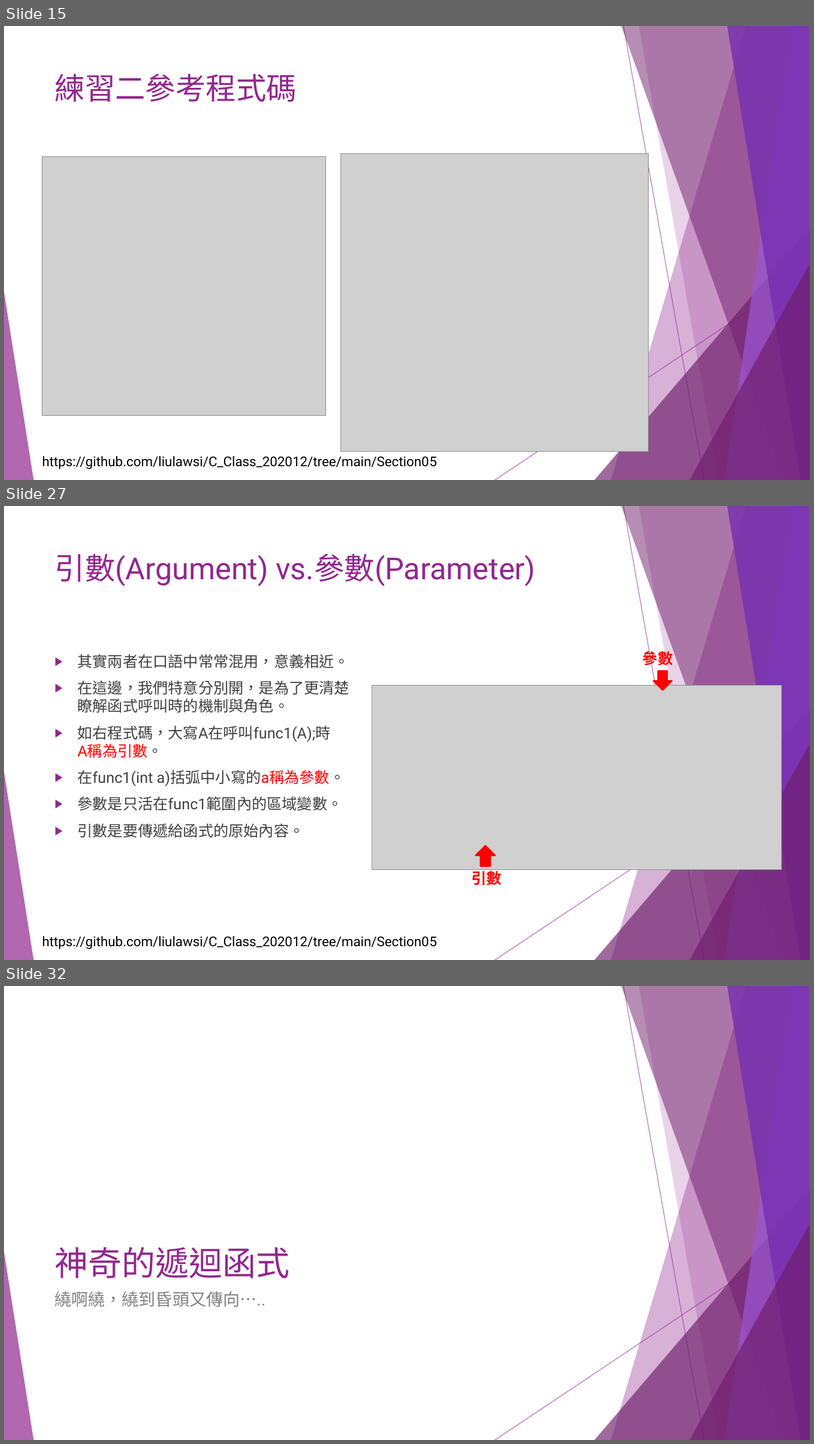
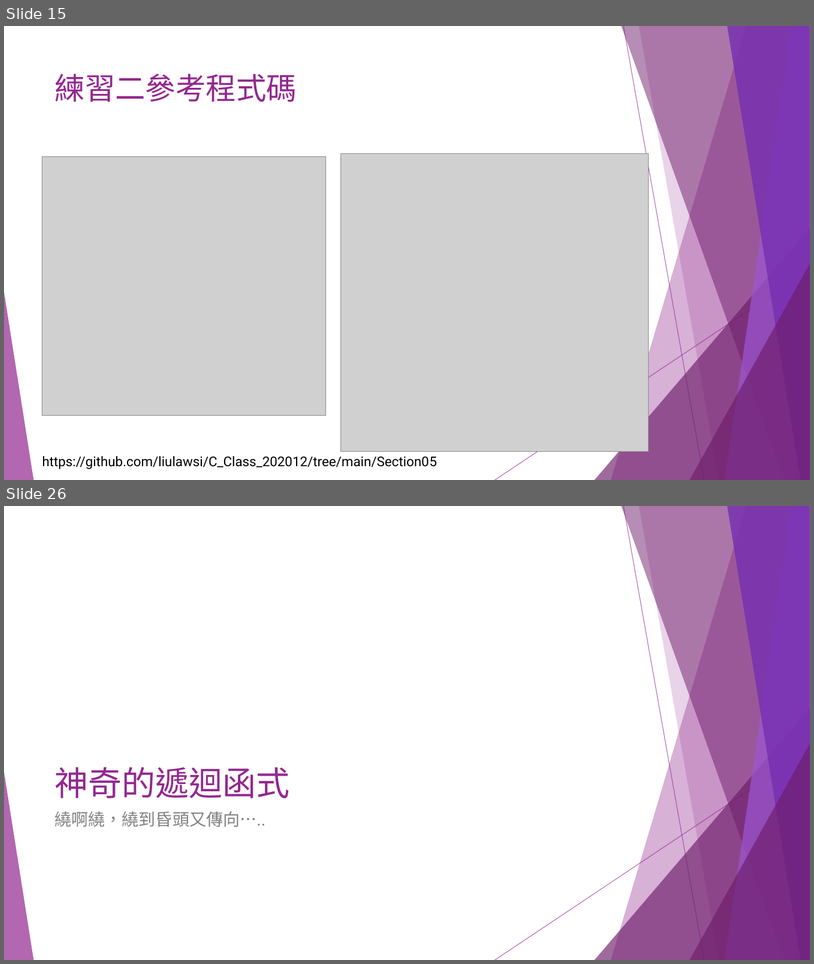
Before and after one commit to liulawsi/My_PPTs, a slide deck: CHING JIAN/C_Class/05函式一定要會的啦.pptx. Shown one above the other, each under a label of ours: slides 15, 27 and 32 before the commit, slides 15 and 26 after it; the slides between them are not shown. The pictures are 814x1444 and 814x964 pixels, drawn with LibreOffice and Linux fonts; fonts in the diff are those of the drawing; grey boxes stand for pictures. Boxes give left, top, right and bottom in pixels: in the first picture for what was removed or moved away, otherwise in the second. Text is boxed around its words. In the diff, an @@ line names an element or a change of style, - is before the commit and + after.

```diff
--- a/CHING JIAN/C_Class/05函式一定要會的啦.pptx
+++ b/CHING JIAN/C_Class/05函式一定要會的啦.pptx
@@ slide 27 removed at (x1=4, y1=506, x2=810, y2=960), background #FFFFFF; not listed: 11 template elements that a slide beside it also shows @@
@@ title removed at (x1=55, y1=553, x2=536, y2=586) @@
-引數(Argument) vs.參數(Parameter)
@@ text removed at (x1=643, y1=648, x2=673, y2=667) @@
-參數
@@ text removed at (x1=78, y1=654, x2=350, y2=837) @@
-▶ 其實兩者在口語中常常混用，意義相近。
-▶ 在這邊，我們特意分別開，是為了更清楚瞭解函式呼叫時的機制與角色。
-▶ 如右程式碼，大寫A在呼叫func1(A);時
-  A稱為引數。
-▶ 在func1(int a)括弧中小寫的a稱為參數。
-▶ 參數是只活在func1範圍內的區域變數。
-▶ 引數是要傳遞給函式的原始內容。
@@ picture removed at (x1=372, y1=685, x2=782, y2=870) @@
@@ down arrow removed at (x1=654, y1=670, x2=672, y2=690) @@
@@ up arrow removed at (x1=476, y1=846, x2=496, y2=866) @@
@@ text removed at (x1=471, y1=868, x2=501, y2=885) @@
-引數
@@ what was slide 32 is now slide 26 @@
```
Also in this commit, not shown: 20 slides changed, 10 other slides removed.
